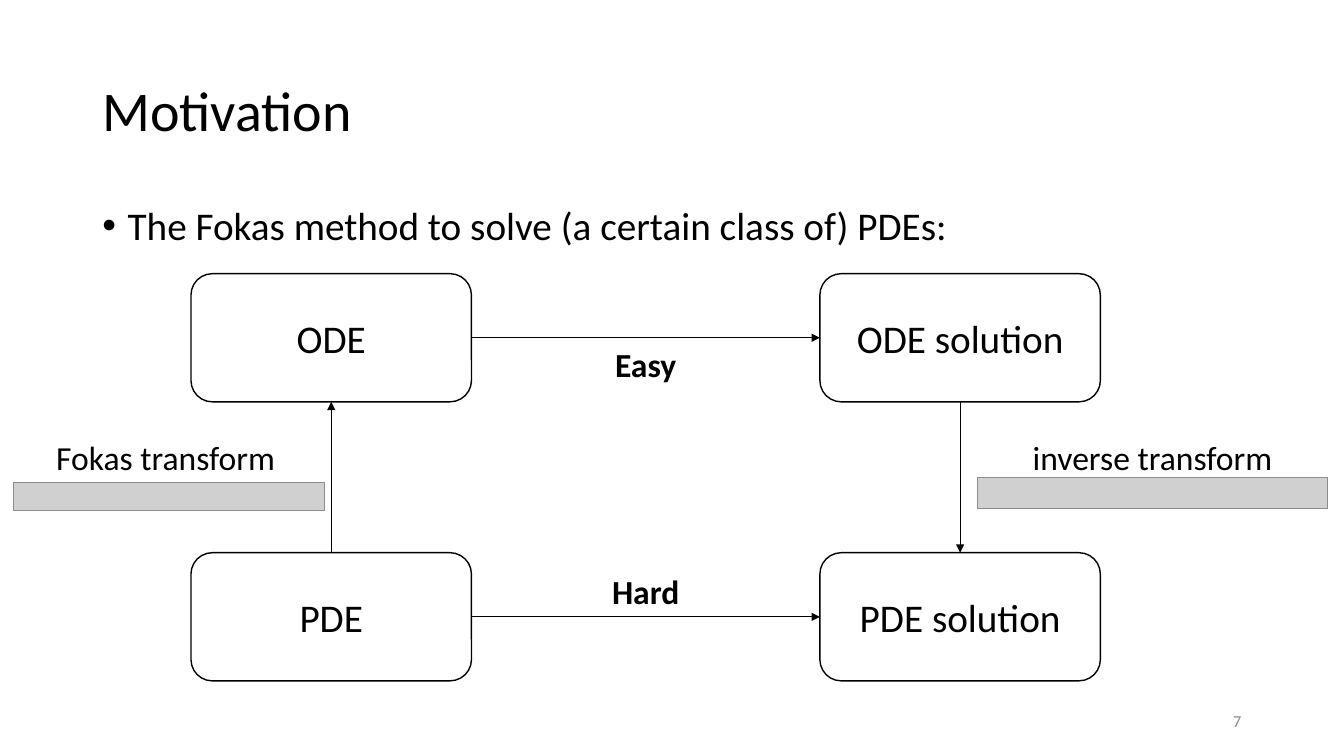
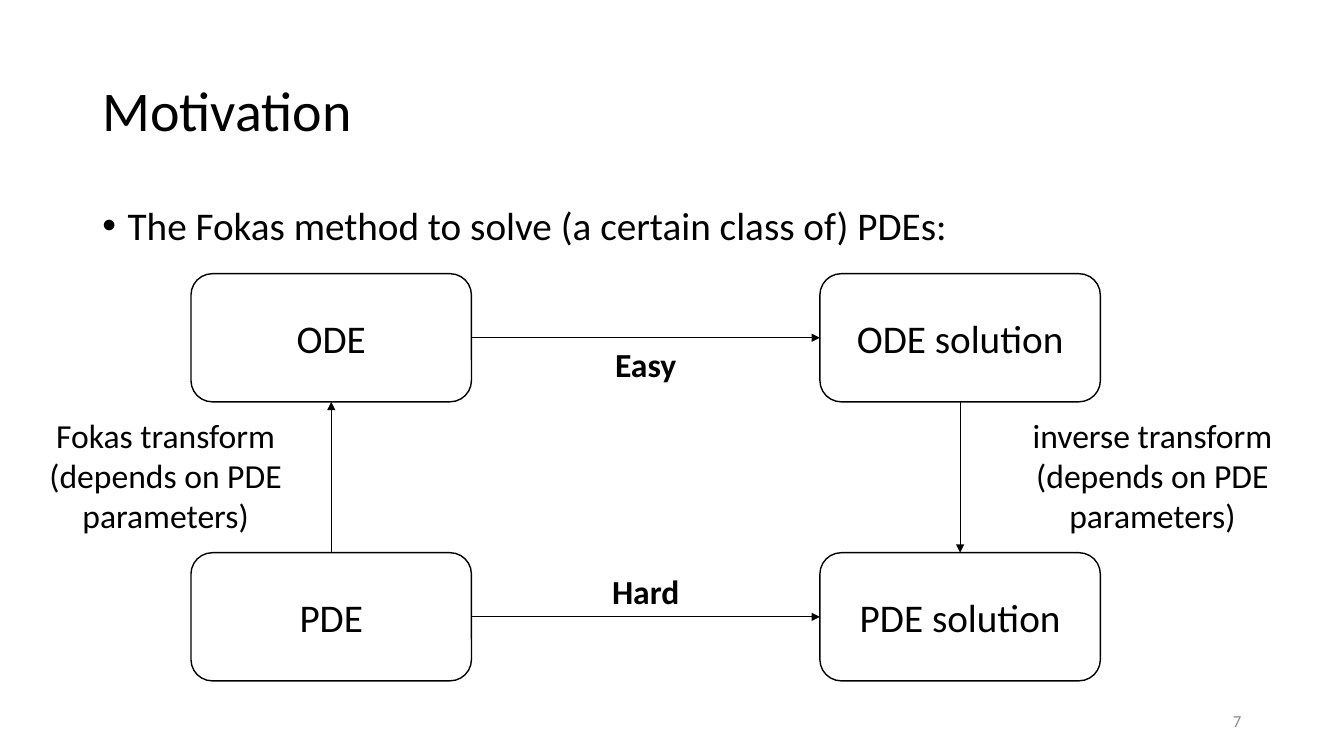
Before and after one commit to largecats/capstone-project, a slide deck: slide 7 of presentation/presentation.pptx. Drawn at 1344x756 pixels with LibreOffice and Linux fonts; fonts in the diff are those of the drawing; grey boxes stand for pictures. Boxes give left, top, right and bottom in pixels: in the first picture for what was removed or moved away, otherwise in the second. Text is boxed around its words. In the diff, an @@ line names an element or a change of style, - is before the commit and + after.

```diff
--- a/presentation/presentation.pptx
+++ b/presentation/presentation.pptx
@@ text "Fokas transform": place and size @@
-text "Fokas transform" at (56,446,275,471)
+text "Fokas transform" at (49,424,281,534)
@@ text "inverse transform": place and size @@
-text "inverse transform" at (1033,447,1273,479)
+text "inverse transform" at (1033,425,1273,534)
@@ text at (49,463,281,534): paragraph added @@
+(depends on PDE parameters)
@@ picture removed at (978,478,1328,509) @@
@@ text at (1036,463,1268,534): paragraph added @@
+(depends on PDE parameters)
@@ picture removed at (13,483,325,510) @@
```
Also in this commit, not shown: 3 other slides changed, 1 other file.
